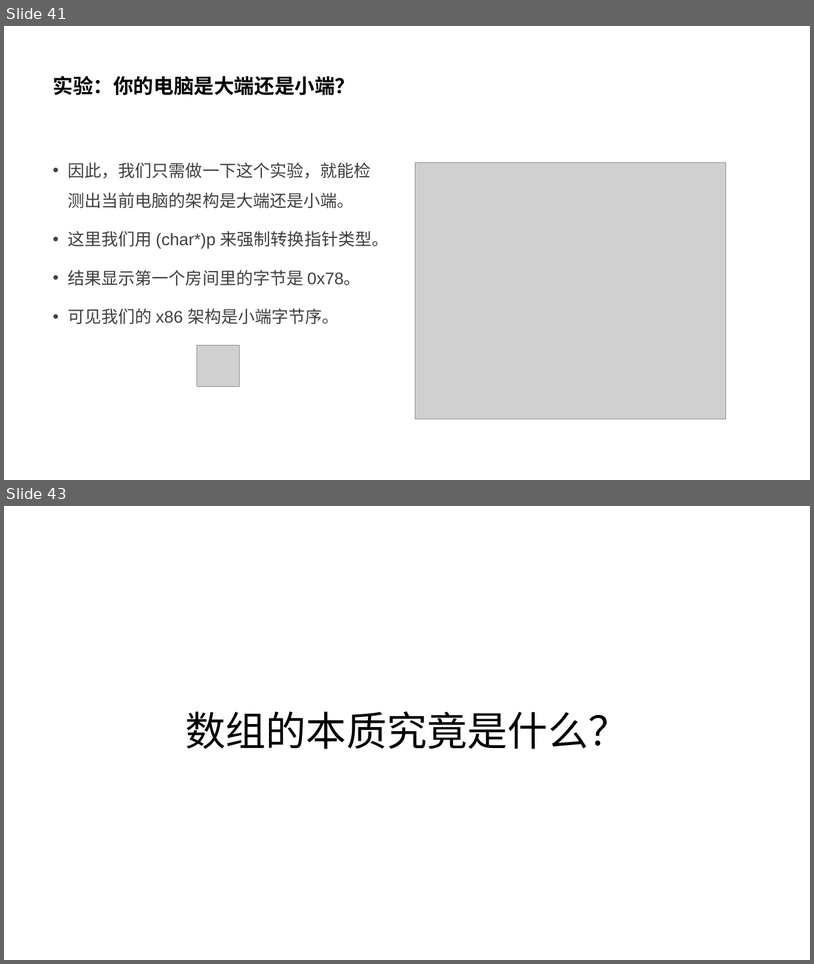
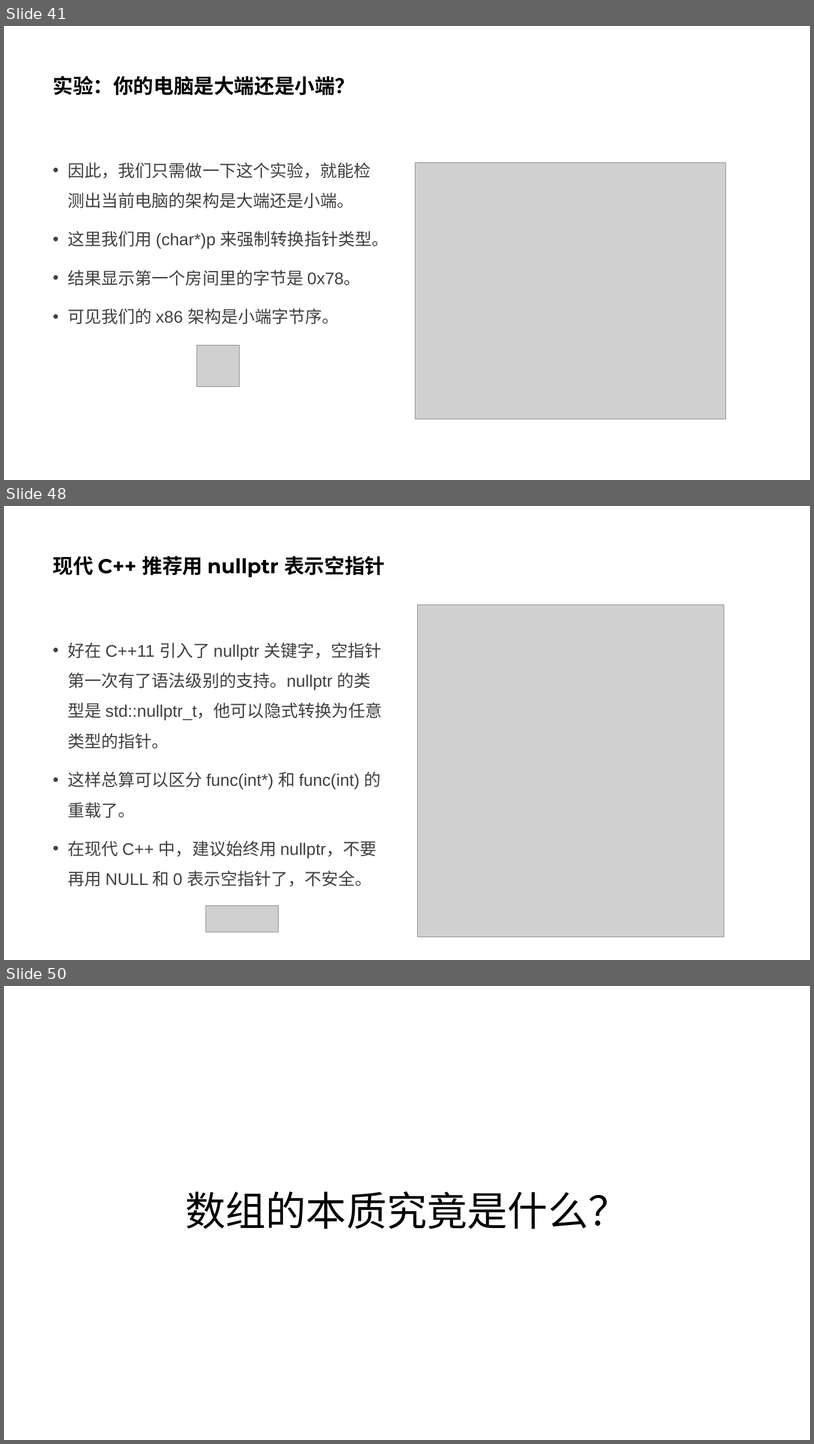
Before and after one commit to parallel101/course, a slide deck: 12/slides.pptx. Shown one above the other, each under a label of ours: slides 41 and 43 before the commit, slides 41, 48 and 50 after it; the slides between them are not shown. The pictures are 814x964 and 814x1444 pixels, drawn with LibreOffice and Linux fonts; fonts in the diff are those of the drawing; grey boxes stand for pictures. Boxes give left, top, right and bottom in pixels: in the first picture for what was removed or moved away, otherwise in the second. Text is boxed around its words. In the diff, an @@ line names an element or a change of style, - is before the commit and + after.

```diff
--- a/12/slides.pptx
+++ b/12/slides.pptx
@@ slide 48 added at [4, 506, 810, 960], background #FFFFFF @@
@@ title added at [53, 556, 385, 577], 24 pt, text #000000, bold @@
+现代 C++ 推荐用 nullptr 表示空指针
@@ picture added at [418, 605, 725, 937] @@
@@ text added at [68, 642, 382, 886], 20 pt, text #404040 @@
+• 好在 C++11 引入了 nullptr 关键字，空指针第一次有了语法级别的支持。nullptr 的类型是 std::nullptr_t，他可以隐式转换为任意类型的指针。
+• 这样总算可以区分 func(int*) 和 func(int) 的重载了。
+• 在现代 C++ 中，建议始终用 nullptr，不要再用 NULL 和 0 表示空指针了，不安全。
@@ picture added at [206, 905, 279, 932] @@
@@ what was slide 43 is now slide 50 @@
```
Also in this commit, not shown: 3 slides changed, 12 other slides added, 24 other files.
